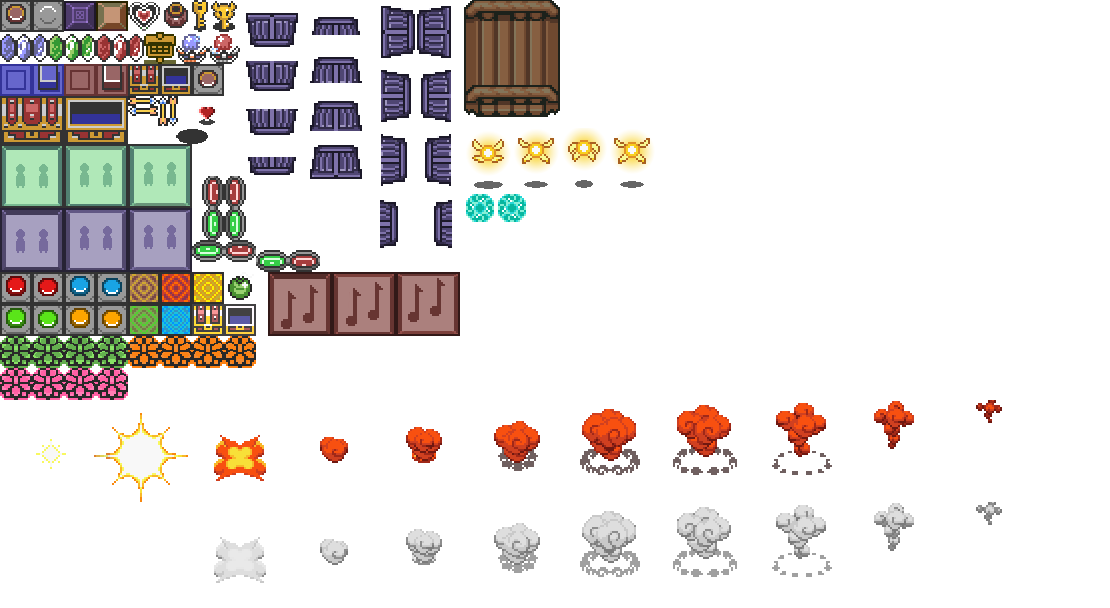
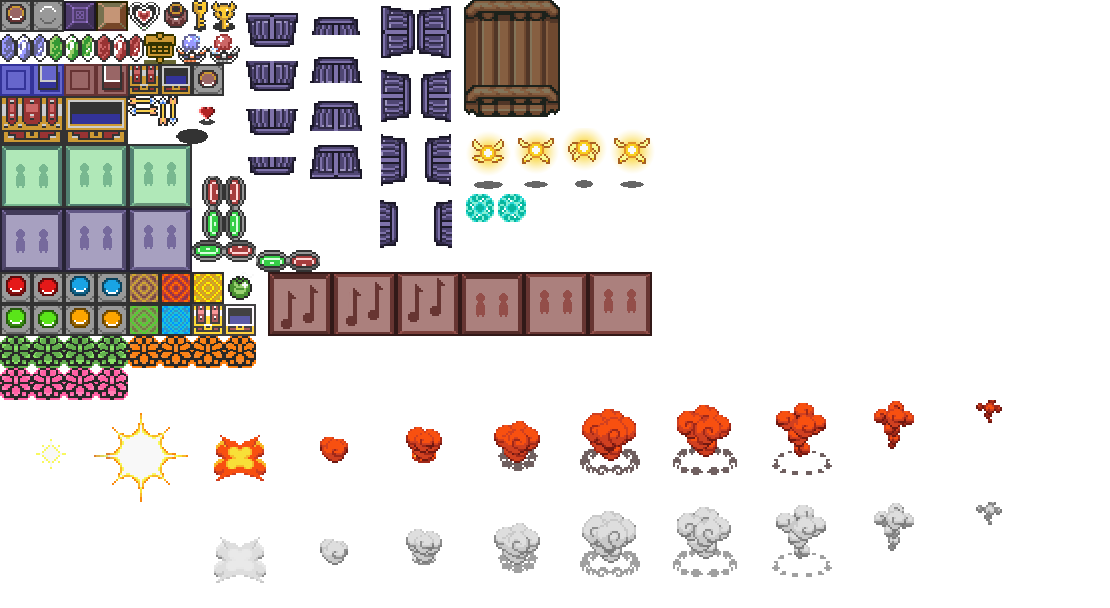
Before/after of a 1110 x 608 layered artwork. What changed in the layer stack:
added layer "button copia 3" above "button copia 2" over [460, 272, 652, 336]
